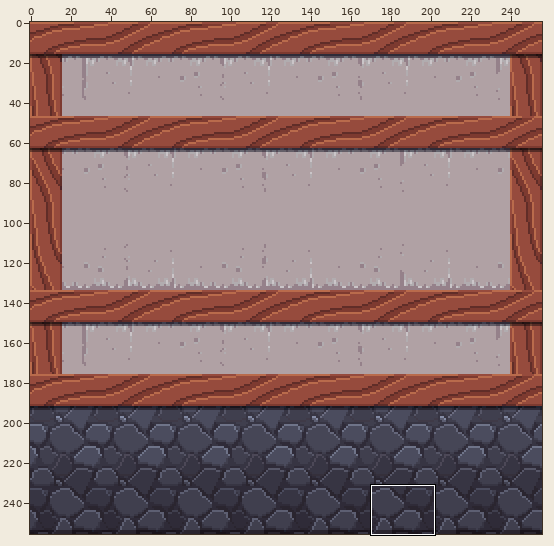
Edited in one commit: sprite sheet (res/World/World01/Left.png). Above: a wide view before the commit, with the close-up outlined.
Close-up. Before:
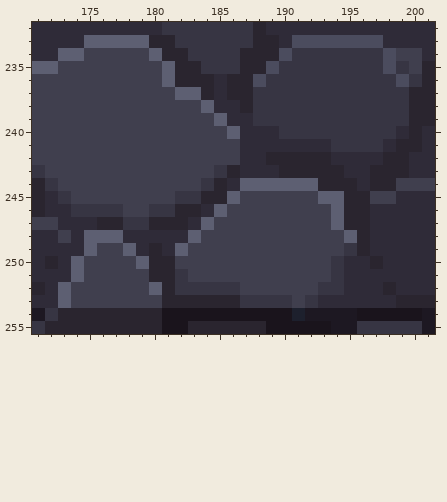
The file is 256x256 pixels. Colours within 5 levels of each other are drawn and written as one. Shown: x 171..201, y 232..255.
After the commit:
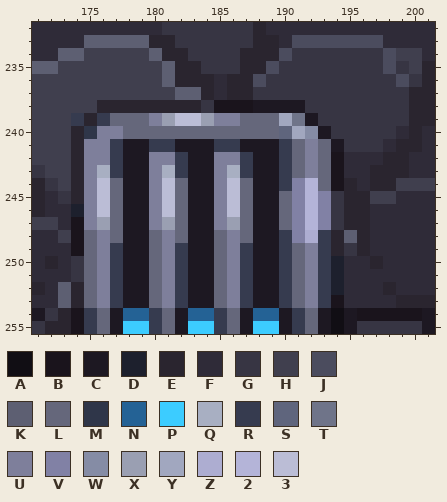
Palette (. is transparent): A #110e14  B #1a141c  C #1d1822  D #1d202d  E #2a252f  F #2f2b38  G #373543  H #403f4e  J #4b4c5e  K #5d5f72  L #65677b  M #2f3649  N #246295  P #3cccff  Q #a8afc2  R #363b4f  S #5f657d  T #6f7489  U #7e7f9b  V #8181a5  W #858ca5  X #9a9fb2  Y #a1a7bf  Z #adadd1  2 #b4b4d8  3 #bbbdd6
Difference:
@@ x 171..201 @@
 237 HHHHHHHHHHHKKEFEEGGGGGGGGGGGGEE
-238 HHHHHHHHHHHHHKFFEGGGGGGGGGGGGEE
-239 HHHHHHHHHHHHHHKFFGGGGGGGGGGGGEE
-240 HHHHHHHHHHHHHHHKFFFGGGGGGGGGFEF
-241 HHHHHHHHHHHHHHHHFFFFFFFGGGGFEEF
-242 HHHHHHHHHHHHHHHHFFEEEEEFFFFEEFF
-243 GHHHHHHHHHHHHHGEFFFEEEEEFFEEEFF
-244 EGHHHHHHHHHHHGEFKKKKKKEEEFEEHHH
-245 EFGHHHHHHHHGGEEKHHHHHHKKEEHHFFF
-246 EFFGGGGHHGGEEFKHHHHHHHHKEEFFFFF
-247 HHFFFEEGGEEEFKHHHHHHHHHKEEFFFFF
-248 FFHFKKKFFFFFKHHHHHHHHHHHKEFFFFF
-249 FFFFKHHKFEFKHHHHHHHHHHHHGEFFFFF
-250 FEFKHHHHKEEHHHHHHHHHHHHGFFEFFFF
-251 FFFKHHHHHEEGHHHHHHHHHHHGFFFFFFF
-252 EFKHHHHHHKEGGGGGHHHHHHGGFFFEFFF
-253 FFKHHHHHHHEEEEEEGGGGHGFFFFFFEEE
-254 CGEEEEEEEEBBBBBBBBBBDCCCCBBBBBC
-255 GEEEEEEEEEBBEEEEEEBBBBBCCGGGGGC
+238 HHHHHEEEEEEEEGBBBCCCCGGGGGGGGEE
+239 HHHRERLLLUX33XUULLLYTCGGGGGGGEE
+240 HHHEMUULLLLLLLLLLLLSYWCGGGGGFEF
+241 HHHEUURCCRRCCCRRCCCRLULCGGGFEEF
+242 HHHEUURCCUURCCUURCCRLULBFFFEEFF
+243 GHHEUQRCCUQRCCUQRCCRLULBFFEEEFF
+244 EGHEU3LCCU3LCCU3LCCRV2LBEFEEHHH
+245 EFGEU3LCCU3LCCU3LCCLV2VGEEHHFFF
+246 EFFDU3LCCU3LCCU3LCCLV2VGEEFFFFF
+247 HHFBUXLCCUXLCCUXLCCLV2VGEEFFFFF
+248 FFHBLULCCLULCCLULCCRVZREKEFFFFF
+249 FFFBLURCCLURCCLURCCRLUREGEFFFFF
+250 FEFGLURCCLURCCLURCCRLURDFFEFFFF
+251 FFFGLURCCLURCCLURCCRLURDFFFFFFF
+252 EFKELURCCLURCCLURCCRLURDFFFEFFF
+253 FFKELURCCLURCCLURCCRLURBFFFFEEE
+254 CGEBRLCNNRLCNNRLCNNCRLCACBBBBBC
+255 GEEBRLCPPRLCPPRLCPPCRLCACGGGGGC
